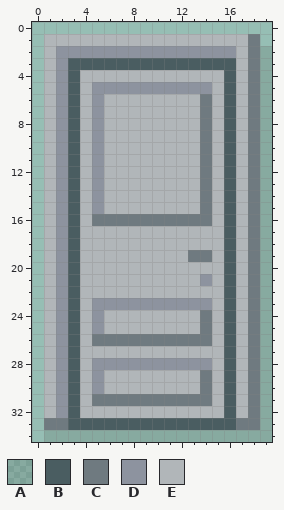
A pixel-art file gets an edit: art/door.aseprite. The first picture shows the starting point.
20x35 pixels, 1 frame.
Palette (. is transparent): A #2f382e26  B #4a5d61  C #6f7a80  D #8d939f  E #b1b6b9
Pixels before, first column x 1:
 1 EEEEEEEEEEEEEEEEEC.
 2 EDDDDDDDDDDDDDDDECA
 3 EDBBBBBBBBBBBBBBECA
 4 EDBEEEEEEEEEEEEBECA
 5 EDBEDDDDDDDDDDEBECA
 6 EDBEDEEEEEEEECEBECA
 7 EDBEDEEEEEEEECEBECA
 8 EDBEDEEEEEEEECEBECA
 9 EDBEDEEEEEEEECEBECA
10 EDBEDEEEEEEEECEBECA
11 EDBEDEEEEEEEECEBECA
12 EDBEDEEEEEEEECEBECA
13 EDBEDEEEEEEEECEBECA
14 EDBEDEEEEEEEECEBECA
15 EDBEDEEEEEEEECEBECA
16 EDBECCCCCCCCCCEBECA
17 EDBEEEEEEEEEEEEBECA
18 EDBEEEEEEEEEEEEBECA
19 EDBEEEEEEEEECCEBECA
20 EDBEEEEEEEEEEEEBECA
21 EDBEEEEEEEEEEDEBECA
22 EDBEEEEEEEEEEEEBECA
23 EDBEDDDDDDDDDDEBECA
24 EDBEDEEEEEEEECEBECA
25 EDBEDEEEEEEEECEBECA
26 EDBECCCCCCCCCCEBECA
27 EDBEEEEEEEEEEEEBECA
28 EDBEDDDDDDDDDDEBECA
29 EDBEDEEEEEEEECEBECA
30 EDBEDEEEEEEEECEBECA
31 EDBECCCCCCCCCCEBECA
32 EDBEEEEEEEEEEEEBECA
33 CCBBBBBBBBBBBBBBCCA
34 AAAAAAAAAAAAAAAAAAA
And afterwards:
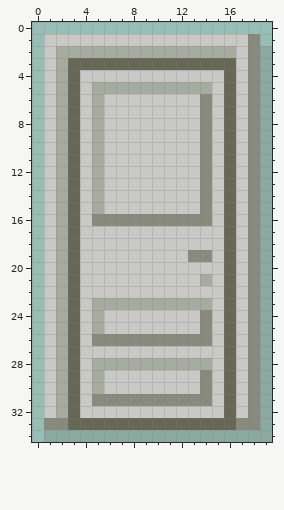
Difference:
{"colour":"A","old":"#2f382e26","new":"#3c343626"}
{"colour":"B","old":"#4a5d61","new":"#666755"}
{"colour":"C","old":"#6f7a80","new":"#888a7d"}
{"colour":"D","old":"#8d939f","new":"#a5ab9f"}
{"colour":"E","old":"#b1b6b9","new":"#c8c9c5"}
{"label":"changed","picture_box":[44,34,272,442]}
